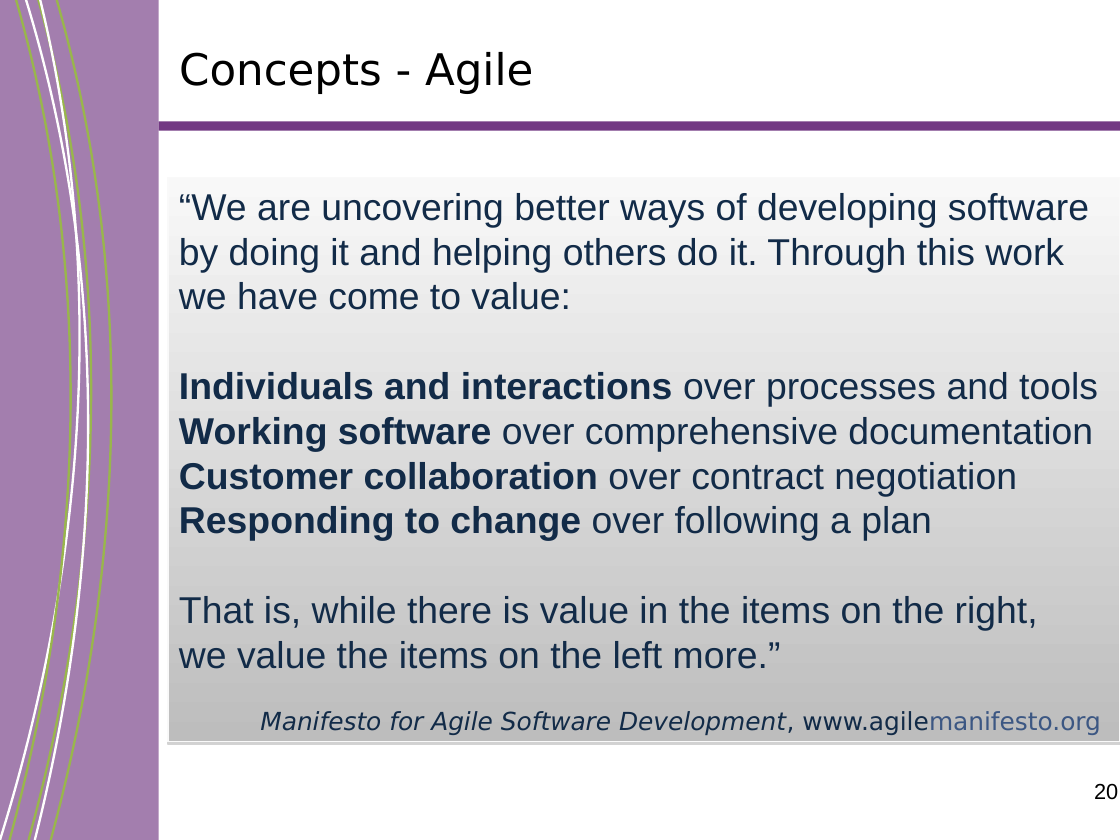
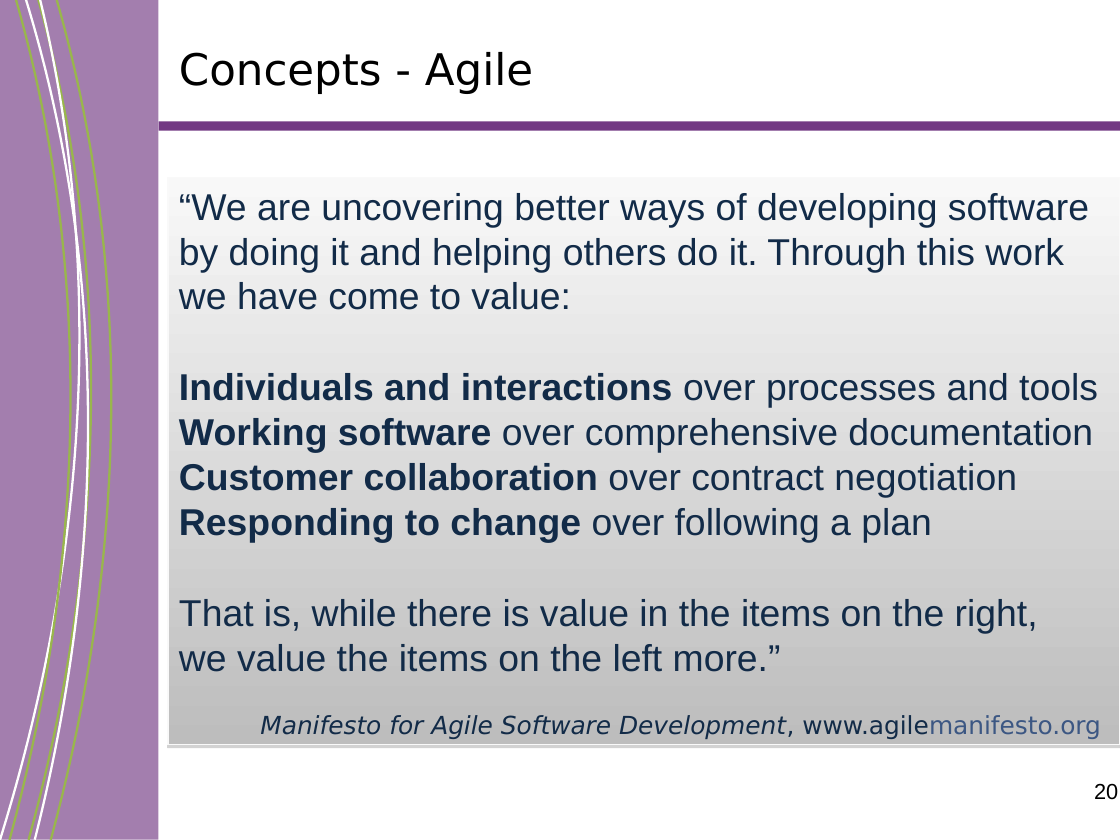
Before and after one commit to ChefPlex/teaching-notes, a slide deck: slide 20 of project-management/year-up/Year Up - ProSkills 101_Part1_Fall2016.ppt. Drawn at 1120x840 pixels with LibreOffice and Linux fonts; fonts in the diff are those of the drawing; background and template pictures are left out. Boxes give left, top, right and bottom in pixels: in the first picture for what was removed or moved away, otherwise in the second. Text is boxed around its words. In the diff, an @@ line names an element or a change of style, - is before the commit and + after.

```diff
--- a/project-management/year-up/Year Up - ProSkills 101_Part1_Fall2016.ppt
+++ b/project-management/year-up/Year Up - ProSkills 101_Part1_Fall2016.ppt
@@ freeform shape at <box>0,0,119,840</box>: outline #FFFFFE 1.5 pt to #FFFFFE 1.47 pt; outline redrawn @@
@@ freeform shape at <box>10,0,109,840</box>: outline #99B64C 1.5 pt to #99B64C 1.47 pt; outline redrawn @@
@@ freeform shape at <box>26,0,124,840</box>: outline #FFFFFE 1.5 pt to #FFFFFE 1.47 pt; outline redrawn @@
@@ freeform shape at <box>28,0,129,840</box>: outline #99B64C 1.5 pt to #99B64C 1.47 pt @@
@@ freeform shape at <box>51,0,148,839</box>: outline #99B64C 1.5 pt to #99B64C 1.47 pt @@
@@ rectangle "“We are uncovering better ways ...": place and size @@
-rectangle "“We are uncovering better ways ..." at <box>168,177,1120,741</box>
+rectangle "“We are uncovering better ways ..." at <box>168,177,1120,745</box>
```
Also in this commit, not shown: 22 other slides changed, 6 other files.
